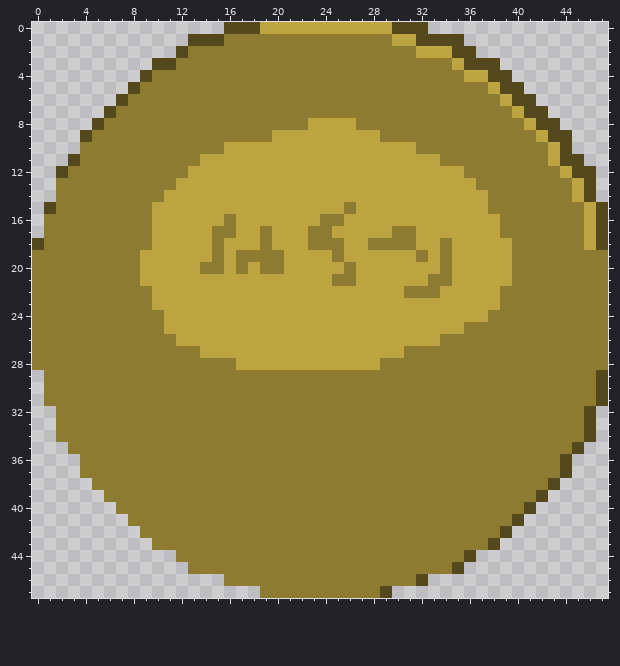
File history of a pixel-art file, art/ase/coin.aseprite. The first picture shows the starting point.
48x48 pixels, 1 frame. Colours within 5 levels of each other are drawn and written as one.
Once edited:
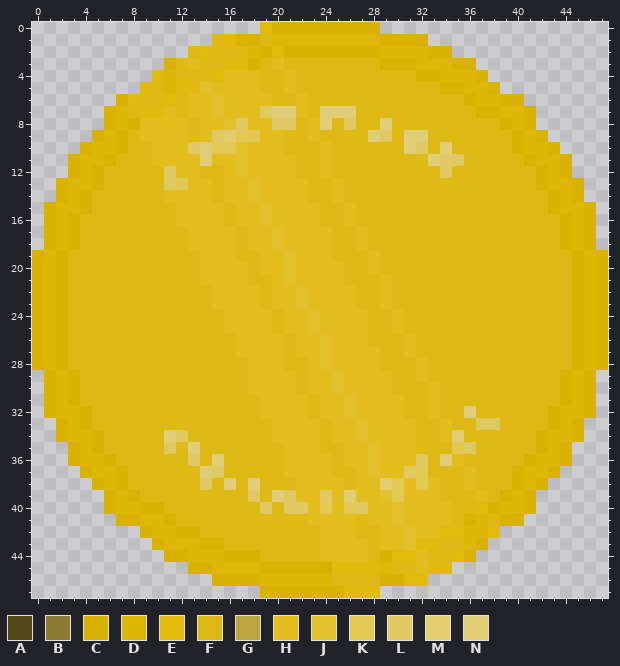
Palette (. is transparent): A #53491d  B #8c7b31  C #d9b100  D #deb607  E #e2ba0e  F #deb916  G #bda642  H #e2bd1d  J #e2c02b  K #e3c953  L #e0c963  M #e3cd6e  N #e0cd77
Changes in this commit:
layer "Layer 1 #2" removed
Changed rows in their new state; - is an unchanged pixel.
Layer "Layer 1":
first column x 0:
 0 ----------------...ECCCCCCCCC....---------------
 1 -------------..EECCFDDDDDDDDDCCCC...------------
 2 ------------.FEFFFDCECCCCCCCCDDDDCC..-----------
 3 ----------.CEHFFEECFHFFFFFFFFCCCDDDCC..---------
 4 ---------.EDFFFEHHHFFHFFFFFFFFFFCCDDDC..--------
 5 --------.EFDEEJHHHHFFHFFFFFFFFFFFFCCDDC..-------
 6 -------CEFFEFHHJHHHHFFHFFFFFFFFFFFFFCDDCC.------
 7 ------CDFEEHFHHJHHHLNNHFNNNFFFFFFFFFFCCDDC.-----
 8 -----.CDCHHHHFHHJLHHLLFHNFLFFNFFFFFFFFFCDC..----
 9 ----.CDCFHHHHFHLMKKHHFFHFFFFNLFNNFFFFFFFCDC..---
10 ----CDDCFFHHHLNKKJHHHFFFHFFFFFFNLFNFFFFFCDDC.---
11 ---CDDCFFFHHHHNHHJHHHHFFHFFFFFFFFNLLFFFFFCDDC.--
12 --.CDCFFFFFLHHFFHJHHHHFFHFFFFFFFFFLFFFFFFFCDC..-
13 --CDDCFFFFFLKHHFHHJHHHHFFHFFFFFFFFFFFFFFFFCDDC.-
14 --CDCFFFFFFHHHHFHHJHHHHFFHFFFFFFFFFFFFFFFFFCDC.-
15 -CDDCFFFFFFFHHHHFHHJHHHHFFHFFFFFFFFFFFFFFFFCDDC.
16 -CDCFFFFFFFFHHHHFHHJHHHHFFHFFFFFFFFFFFFFFFFFCDC.
17 -CDCFFFFFFFFFHHHHFHHJHHHHFFHFFFFFFFFFFFFFFFFCDC.
18 .CDCFFFFFFFFFHHHHFHHJHHHHFFHFFFFFFFFFFFFFFFFCDC.
19 CDCFFFFFFFFFFFHHHFFHHJHHHFFFHFFFFFFFFFFFFFFFFCDC
20 CDCFFFFFFFFFFFHHHHFHHJHHHHFFHFFFFFFFFFFFFFFFFCDC
21 CDCFFFFFFFFFFFHHHHFFHJHHHHFFFHFFFFFFFFFFFFFFFCDC
22 CDCFFFFFFFFFFFFHHHHFHHJHHHHFFHFFFFFFFFFFFFFFFCDC
23 CDCFFFFFFFFFFFFHHHHFHHJHHHHFFHFFFFFFFFFFFFFFFCDC
24 CDCFFFFFFFFFFFFFHHHHFHHJHHHHFFHFFFFFFFFFFFFFFCDC
25 CDCFFFFFFFFFFFFFHHHHFHHJHHHHFFHFFFFFFFFFFFFFFCDC
26 CDCFFFFFFFFFFFFFFHHHHFHHJHHHFFFHFFFFFFFFFFFFFCDC
27 CDCFFFFFFFFFFFFFFHHHHFHHJHHHHFFHFFFFFFFFFFFFFCDC
28 CDCFFFFFFFFFFFFFFFHHHFFHJHHHHFFFHFFFFFFFFFFFFCDC
29 -CDCFFFFFFFFFFFFFFHHHHFHHJHHHHFFHFFFFFFFFFFFCDC.
30 -CDCFFFFFFFFFFFFFFHHHHFHHJHHHHFFFHFFFFFFFFFFCDC.
31 -CDCFFFFFFFFFFFFFFFHHHHFHHJHHHHFFHFFFFFFFFFFCDC.
32 -CDDCFFFFFFFFFFFFFFHHHHFHHJHHHHFFHFFNFFFFFFCDDC-
33 --CDCFFFFFFFFFFFFFFFHHHHFHHJHHHHFFHFFLLFFFFCDC.-
34 --CDDCFFFFFNLFFFFFFFHHHHFHHJHHHHFFHNFFFFFFCDDC.-
35 ---CDCFFFFFLFNFFFFFFFHHHFFHHJHHHFFFKLFFFFFCDC.--
36 ---CDDCFFFFFFLFNFFFFFHHHHFHHJHHHLFNHFFFFFCDDC---
37 ----CDDCFFFFFFNLFFFFFHHHHFFHJHHLKFFFHFFFCDDC.---
38 -----CDCFFFFFFLFNFNFFFHHHHFHHMKHKHFFHFFFCDC.----
39 ------CDCFFFFFFFFFLFNLHHLHNHHJKHHHFFFHFCDC.-----
40 ------CDDCCFFFFFFFFLFLLHKHKLHHJHHHHFFECDDC------
41 -------CCDDCFFFFFFFFFFFHHHHFHHJHHHHFCDFCC-------
42 ---------CDDCCFFFFFFFFFFHHHFFHHJHHEEDDE.--------
43 ----------CDDDCCFFFFFFFFHHHHFHHJEEFFDC.---------
44 -----------CCDDDCCCFFFFFHHHHFCEEHFFEC-----------
45 -------------CCDDDDCCCCCCEEEEDFFHEE.------------
46 ---------------CCCCDDDDDDFFFFCCEE---------------
47 -------------------CCCCCCCEEE.------------------
Where, in picture pixels (left, top, right, bottom), the same in both pictures:
changed: (32, 22, 608, 598)
